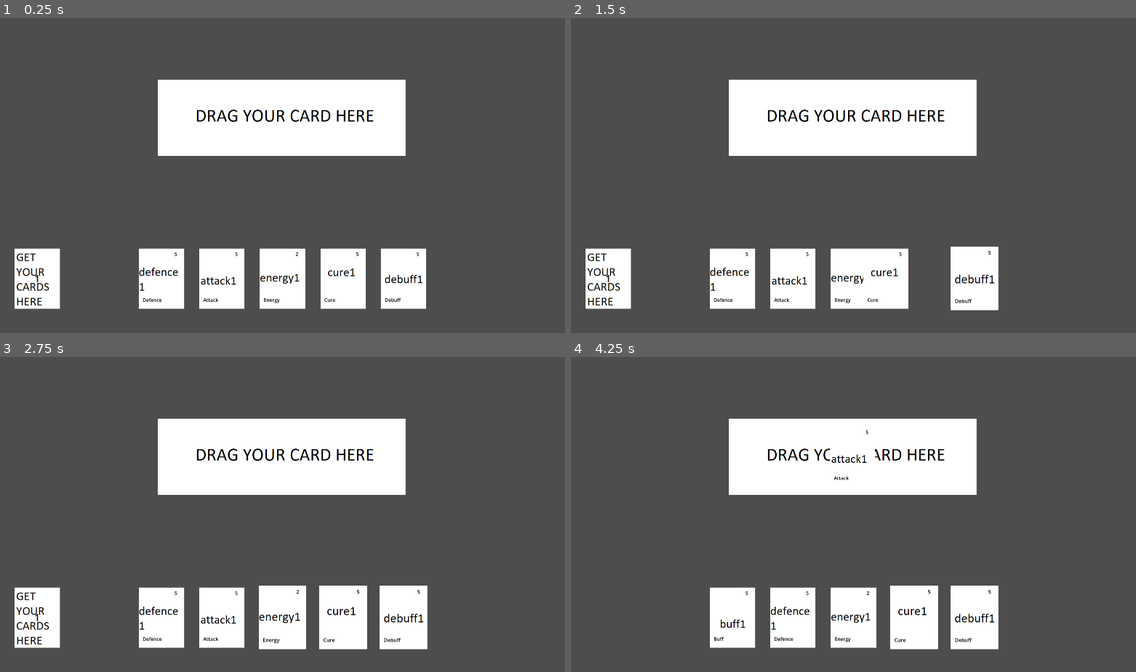
Above: before the commit, frames 1-4 (two rows, left to right).
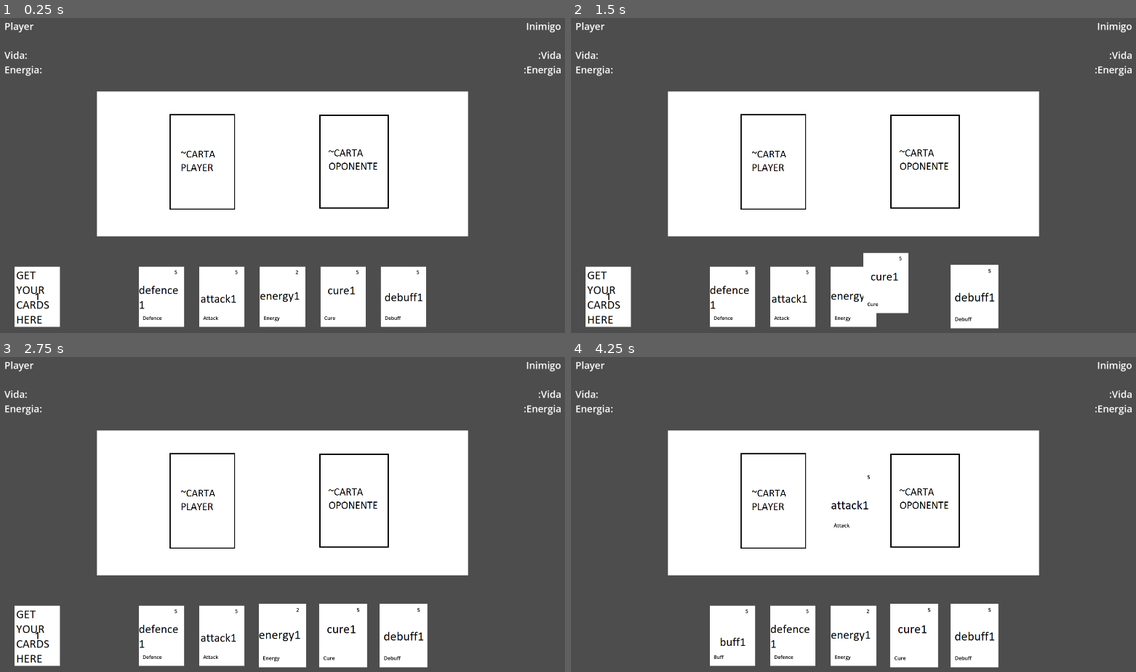
Above: after the commit, the same moments.

Repository: thenickfer/GamblersGambit
Game: Godot game, scene res://Scenes/CardScene.tscn
Two runs of this game, one before a commit and one after it. Both use one fixed random seed, a clock stepped at 60 frames per second and the inputs below. The project has no main scene, so this scene is started directly.
Inputs (mouse positions are in pixels of both pictures, inside the frame that each line leads up to):
- Up to frame 1 (0.25 s): no input
- Up to frame 2 (1.5 s): tap Enter at 0.5 s; drag from (972, 279) to (791, 279) at 0.52 s; drag from (915, 279) to (734, 279) at 1.27 s
- Up to frame 3 (2.75 s): move the mouse to (282, 618) at 2.02 s; click (282, 618) at 2.17 s
- Up to frame 4 (4.25 s): tap Space at 2.75 s; drag from (791, 618) to (853, 457) at 2.77 s; drag from (791, 618) to (853, 457) at 3.52 s

The runs differ from the first frame. In frame 1, 31% of the frame differs, in the area x 0-100%, y 1-99%; in frame 2, 30%; in frame 3, 31%; in frame 4, 30%.

Commit message:
add: animacao das cartas ao sair do deck e melhoras na tela principal

Diff:
--- a/Scenes/Card.tscn
+++ b/Scenes/Card.tscn
@@ -2,16 +2,178 @@
 
 [ext_resource type="Texture2D" uid="uid://dkfq7arrasinv" path="res://Assets/card_placeholder.png" id="1_dd2wi"]
 [ext_resource type="Script" uid="uid://ceh6bjt1cthey" path="res://Scripts/Card.gd" id="1_hael8"]
+[ext_resource type="Texture2D" uid="uid://di1tursqm0g2v" path="res://Assets/Back.png" id="3_h8wm0"]
 
 [sub_resource type="RectangleShape2D" id="RectangleShape2D_hael8"]
 size = Vector2(150, 200)
 
+[sub_resource type="Animation" id="Animation_3m7nw"]
+length = 0.001
+tracks/0/type = "value"
+tracks/0/imported = false
+tracks/0/enabled = true
+tracks/0/path = NodePath("Value:modulate")
+tracks/0/interp = 1
+tracks/0/loop_wrap = true
+tracks/0/keys = {
+"times": PackedFloat32Array(0),
+"transitions": PackedFloat32Array(1),
+"update": 0,
+"values": [Color(0, 0, 0, 0)]
+}
+tracks/1/type = "value"
+tracks/1/imported = false
+tracks/1/enabled = true
+tracks/1/path = NodePath("Action:modulate")
+tracks/1/interp = 1
+tracks/1/loop_wrap = true
+tracks/1/keys = {
+"times": PackedFloat32Array(0),
+"transitions": PackedFloat32Array(1),
+"update": 0,
+"values": [Color(0, 0, 0, 0)]
+}
+tracks/2/type = "value"
+tracks/2/imported = false
+tracks/2/enabled = true
+tracks/2/path = NodePath("CardImageBack:scale")
+tracks/2/interp = 1
+tracks/2/loop_wrap = true
+tracks/2/keys = {
+"times": PackedFloat32Array(0),
+"transitions": PackedFloat32Array(1),
+"update": 0,
+"values": [Vector2(1, 1)]
+}
+tracks/3/type = "value"
+tracks/3/imported = false
+tracks/3/enabled = true
+tracks/3/path = NodePath("CardImageBack:z_index")
+tracks/3/interp = 1
+tracks/3/loop_wrap = true
+tracks/3/keys = {
+"times": PackedFloat32Array(0),
+"transitions": PackedFloat32Array(1),
+"update": 1,
+"values": [0]
+}
+tracks/4/type = "value"
+tracks/4/imported = false
+tracks/4/enabled = true
+tracks/4/path = NodePath("CardImage:z_index")
+tracks/4/interp = 1
+tracks/4/loop_wrap = true
+tracks/4/keys = {
+"times": PackedFloat32Array(0),
+"transitions": PackedFloat32Array(1),
+"update": 1,
+"values": [-1]
+}
+tracks/5/type = "value"
+tracks/5/imported = false
+tracks/5/enabled = true
+tracks/5/path = NodePath("CardImage:scale")
+tracks/5/interp = 1
+tracks/5/loop_wrap = true
+tracks/5/keys = {
+"times": PackedFloat32Array(0),
+"transitions": PackedFloat32Array(1),
+"update": 0,
+"values": [Vector2(1, 1)]
+}
+
+[sub_resource type="Animation" id="Animation_3p273"]
+resource_name = "card_flip"
+step = 0.01
+tracks/0/type = "value"
+tracks/0/imported = false
+tracks/0/enabled = true
+tracks/0/path = NodePath("Value:modulate")
+tracks/0/interp = 1
+tracks/0/loop_wrap = true
+tracks/0/keys = {
+"times": PackedFloat32Array(0, 0.16, 0.2),
+"transitions": PackedFloat32Array(1, 1, 1),
+"update": 0,
+"values": [Color(0, 0, 0, 0), Color(0, 0, 0, 0), Color(0, 0, 0, 1)]
+}
+tracks/1/type = "value"
+tracks/1/imported = false
+tracks/1/enabled = true
+tracks/1/path = NodePath("Action:modulate")
+tracks/1/interp = 1
+tracks/1/loop_wrap = true
+tracks/1/keys = {
+"times": PackedFloat32Array(0, 0.16, 0.2),
+"transitions": PackedFloat32Array(1, 1, 1),
+"update": 0,
+"values": [Color(0, 0, 0, 0), Color(0, 0, 0, 0), Color(0, 0, 0, 1)]
+}
+tracks/2/type = "value"
+tracks/2/imported = false
+tracks/2/enabled = true
+tracks/2/path = NodePath("CardImageBack:scale")
+tracks/2/interp = 1
+tracks/2/loop_wrap = true
+tracks/2/keys = {
+"times": PackedFloat32Array(0, 0.1, 0.2),
+"transitions": PackedFloat32Array(1, 1, 1),
+"update": 0,
+"values": [Vector2(1, 1), Vector2(0.1, 1), Vector2(1, 1)]
+}
+tracks/3/type = "value"
+tracks/3/imported = false
+tracks/3/enabled = true
+tracks/3/path = NodePath("CardImageBack:z_index")
+tracks/3/interp = 1
+tracks/3/loop_wrap = true
+tracks/3/keys = {
+"times": PackedFloat32Array(0, 0.1),
+"transitions": PackedFloat32Array(1, 1),
+"update": 1,
+"values": [0, -1]
+}
+tracks/4/type = "value"
+tracks/4/imported = false
+tracks/4/enabled = true
+tracks/4/path = NodePath("CardImage:z_index")
+tracks/4/interp = 1
+tracks/4/loop_wrap = true
+tracks/4/keys = {
+"times": PackedFloat32Array(0, 0.1),
+"transitions": PackedFloat32Array(1, 1),
+"update": 1,
+"values": [-1, 0]
+}
+tracks/5/type = "value"
+tracks/5/imported = false
+tracks/5/enabled = true
+tracks/5/path = NodePath("CardImage:scale")
+tracks/5/interp = 1
+tracks/5/loop_wrap = true
+tracks/5/keys = {
+"times": PackedFloat32Array(0, 0.1, 0.2),
+"transitions": PackedFloat32Array(1, 1, 1),
+"update": 0,
+"values": [Vector2(1, 1), Vector2(0.1, 1), Vector2(1, 1)]
+}
+
+[sub_resource type="AnimationLibrary" id="AnimationLibrary_h8wm0"]
+_data = {
+&"RESET": SubResource("Animation_3m7nw"),
+&"card_flip": SubResource("Animation_3p273")
+}
+
 [node name="Card" type="Node2D" unique_id=538932331]
-position = Vector2(150, 890)
+position = Vector2(150, 950)
 script = ExtResource("1_hael8")
 
 [node name="CardImage" type="Sprite2D" parent="." unique_id=1429810445]
+z_index = -1
 texture = ExtResource("1_dd2wi")
+
+[node name="CardImageBack" type="Sprite2D" parent="." unique_id=557772291]
+texture = ExtResource("3_h8wm0")
 
 [node name="Area2D" type="Area2D" parent="." unique_id=1180995550]
 
@@ -19,7 +181,7 @@
 shape = SubResource("RectangleShape2D_hael8")
 
 [node name="Value" type="RichTextLabel" parent="." unique_id=1449511136]
-modulate = Color(0, 0, 0, 1)
+modulate = Color(0, 0, 0, 0)
 offset_left = 43.0
 offset_top = -93.0
 offset_right = 83.0
@@ -27,12 +189,15 @@
 text = "0"
 
 [node name="Action" type="RichTextLabel" parent="." unique_id=2107465559]
-modulate = Color(0, 0, 0, 1)
+modulate = Color(0, 0, 0, 0)
 offset_left = -62.0
 offset_top = 59.0
 offset_right = 56.0
 offset_bottom = 99.0
 text = "Ataque"
 
+[node name="AnimationPlayer" type="AnimationPlayer" parent="." unique_id=1647135426]
+libraries/ = SubResource("AnimationLibrary_h8wm0")
+
 [connection signal="mouse_entered" from="Area2D" to="." method="_on_area_2d_mouse_entered"]
 [connection signal="mouse_exited" from="Area2D" to="." method="_on_area_2d_mouse_exited"]
--- a/Scenes/CardScene.tscn
+++ b/Scenes/CardScene.tscn
@@ -47,18 +47,19 @@
 
 [node name="Main" type="Node2D" unique_id=435446635]
 script = SubResource("GDScript_3wmv5")
+metadata/_edit_horizontal_guides_ = [268.0, 752.0]
 
 [node name="CardManager" type="Node2D" parent="." unique_id=1688622068]
 script = ExtResource("2_3wmv5")
 
 [node name="CardSlot" parent="." unique_id=371871446 instance=ExtResource("5_42vr3")]
-position = Vector2(957, 357)
+position = Vector2(960, 510)
 
 [node name="PlayerHand" type="Node2D" parent="." unique_id=761351319]
 script = ExtResource("5_kdtpo")
 
 [node name="Deck" type="Node2D" parent="." unique_id=223496872]
-position = Vector2(150, 890)
+position = Vector2(150, 950)
 script = ExtResource("4_qnx4h")
 
 [node name="Sprite2D" type="Sprite2D" parent="Deck" unique_id=1057648162]
@@ -73,9 +74,11 @@
 
 [node name="RichTextLabel" type="RichTextLabel" parent="Deck" unique_id=825749417]
 modulate = Color(0, 0, 0, 1)
-offset_left = -40.0
-offset_top = -40.0
-scale = Vector2(2, 2)
+offset_left = -17.0
+offset_top = -26.0
+offset_right = 18.0
+offset_bottom = 24.0
+theme_override_font_sizes/normal_font_size = 32
 text = "0"
 horizontal_alignment = 1
 vertical_alignment = 1
@@ -83,3 +86,26 @@
 [node name="InputManager" type="Node2D" parent="." unique_id=642366794]
 position = Vector2(150, 890)
 script = ExtResource("6_kiwwe")
+
+[node name="ExemploPlayer" type="Label" parent="." unique_id=2086271339]
+offset_left = 41.0
+offset_top = 31.0
+offset_right = 165.0
+offset_bottom = 220.0
+theme_override_font_sizes/font_size = 32
+text = "Player
+
+Vida:
+Energia:"
+
+[node name="ExemploOponente" type="Label" parent="." unique_id=437947903]
+offset_left = 1757.0
+offset_top = 31.0
+offset_right = 1881.0
+offset_bottom = 220.0
+theme_override_font_sizes/font_size = 32
+text = "Inimigo
+
+:Vida
+:Energia"
+horizontal_alignment = 2
--- a/Scenes/CardSlot.tscn
+++ b/Scenes/CardSlot.tscn
@@ -4,7 +4,7 @@
 [ext_resource type="Texture2D" uid="uid://c8qjav1rnwrhr" path="res://Assets/card_slot_placeholder.png" id="2_mt86f"]
 
 [sub_resource type="RectangleShape2D" id="RectangleShape2D_kdtpo"]
-size = Vector2(818, 254)
+size = Vector2(1228, 480)
 
 [node name="CardSlot" type="Node2D" unique_id=371871446]
 script = ExtResource("1_mt86f")
--- a/Scripts/card_manager.gd
+++ b/Scripts/card_manager.gd
@@ -33,6 +33,7 @@
 	if card_slot_found and not card_slot_found.card_in_slot :
 		player_hand_reference.remove_card_from_hand(card_being_dragged)
 		card_being_dragged.position = card_slot_found.position
+		#card_being_dragged.apply_scale(Vector2(1.5, 1.5)) arrumar depois
 		card_being_dragged.get_node("Area2D/CollisionShape2D").disabled = true
 		card_slot_found.card_in_slot = true
 
--- a/Scripts/deck.gd
+++ b/Scripts/deck.gd
@@ -32,6 +32,7 @@
 		$"../CardManager".add_child(new_card)
 		new_card.name = "Card"
 		$"../PlayerHand".add_card_to_hand(new_card, CARD_DRAW_SPEED)
+		new_card.get_node("AnimationPlayer").play("card_flip")
 
 	#caso o jogador pegue a ultima carta
 	#MUDAR ISSO PARA REINICIAR DECK
--- a/Scripts/input_manager.gd
+++ b/Scripts/input_manager.gd
@@ -35,6 +35,3 @@
 			var card_found = result[0].collider.get_parent()
 			if card_found:
 				card_manager_reference.start_drag(card_found)
-		#elif result_collision_mask == COLLISION_MASK_DECK:
-			## clicou no deck
-			#deck_reference.draw_card()
--- a/Scripts/player_hand.gd
+++ b/Scripts/player_hand.gd
@@ -3,7 +3,7 @@
 #const HAND_COUNT = 5
 
 const CARD_WIDTH = 200
-const HAND_Y_POSITION = 890
+const HAND_Y_POSITION = 950
 const DEFAULT_CARD_MOVE_SPEED = 0.2
 
 var player_hand = []
@@ -12,13 +12,6 @@
 # Called when the node enters the scene tree for the first time.
 func _ready() -> void:
 	center_screen_x = get_viewport().size.x /2
-
-	#var card_scene = preload(CARD_SCENE_PATH)
-	#for i in range(HAND_COUNT):
-		#var new_card = card_scene.instantiate()
-		#$"../CardManager".add_child(new_card)
-		#new_card.name = "Card"
-		#add_card_to_hand(new_card)
 
 func add_card_to_hand(card, speed):
 	if card not in player_hand:
--- a/project.godot
+++ b/project.godot
@@ -17,6 +17,7 @@
 
 window/size/viewport_width=1920
 window/size/viewport_height=1080
+window/size/mode=3
 
 [physics]
 
Binary file added: Assets/Back.png
Not shown, added: Assets/Back.png.import
Binary file changed: Assets/card_slot_placeholder.png
